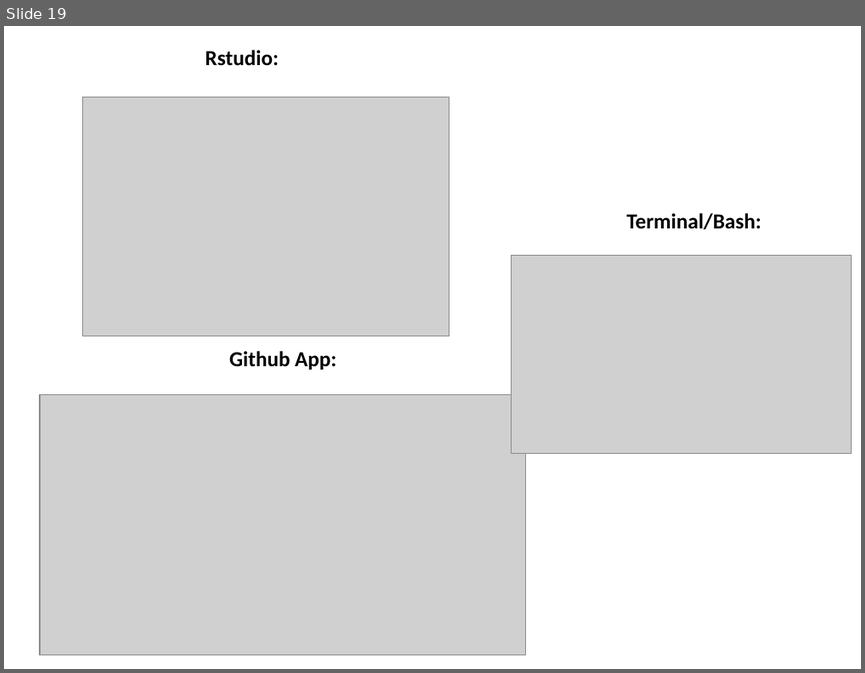
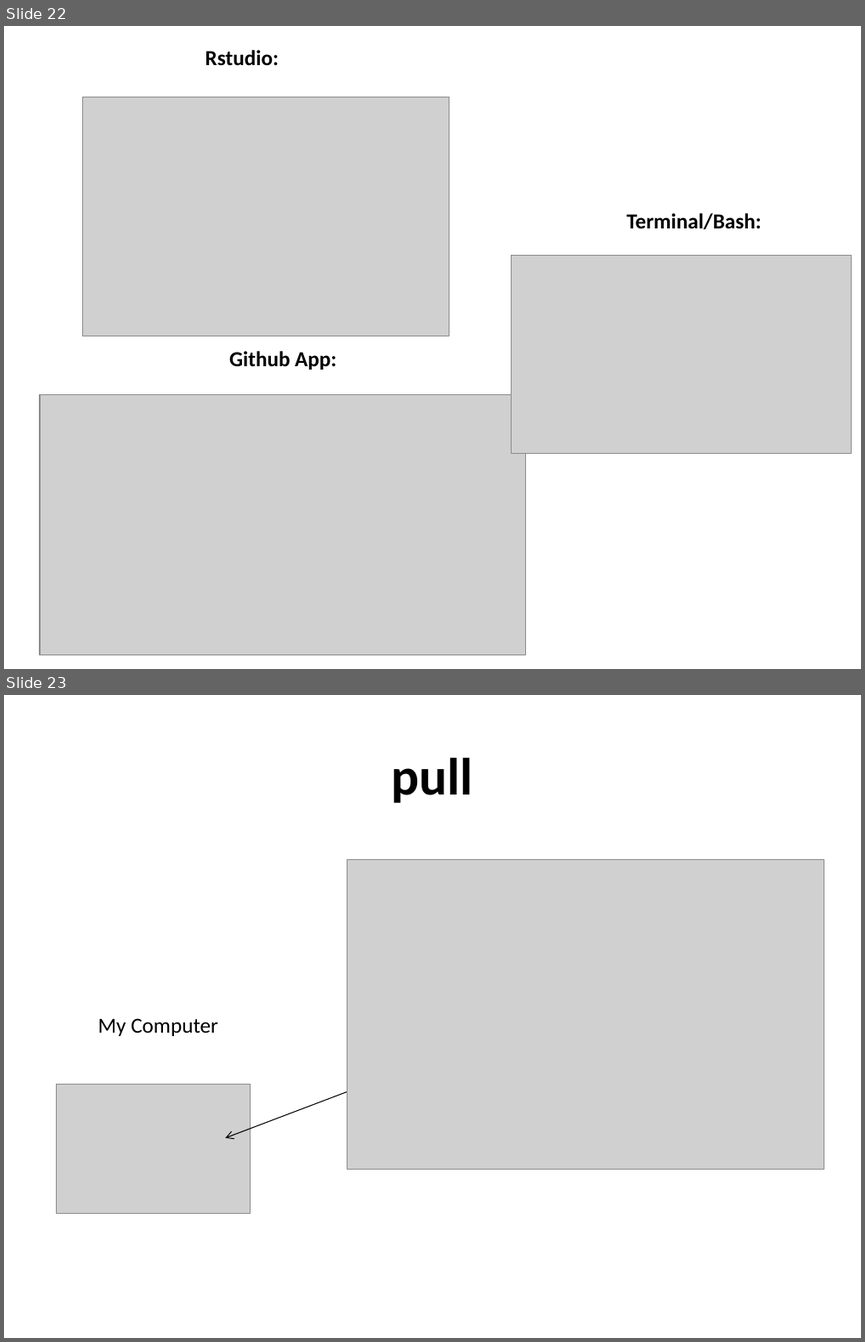
Before and after one commit to erindb/bootcamp, a slide deck: git_group1.pptx. Shown one above the other, each under a label of ours: slide 19 before the commit, slides 22 and 23 after it. The pictures are 865x673 and 865x1342 pixels, drawn with LibreOffice and Linux fonts; fonts in the diff are those of the drawing; grey boxes stand for pictures. Boxes give left, top, right and bottom in pixels: in the first picture for what was removed or moved away, otherwise in the second. Text is boxed around its words. In the diff, an @@ line names an element or a change of style, - is before the commit and + after.

```diff
--- a/git_group1.pptx
+++ b/git_group1.pptx
@@ slide 23 added at box(4, 695, 861, 1338), background #FFFFFF @@
@@ title added at box(392, 757, 473, 803), 44 pt, text #000000, bold @@
+pull
@@ picture added at box(347, 860, 824, 1169) @@
@@ text added at box(98, 1018, 218, 1036), 18 pt, text #000000 @@
+My Computer
@@ arrow added from (432, 1059) to (225, 1138), #000000 0.75 pt @@
@@ picture added at box(56, 1084, 250, 1213) @@
@@ what was slide 19 is now slide 22 @@
```
Also in this commit, not shown: 8 other slides added, 5 slides removed.
